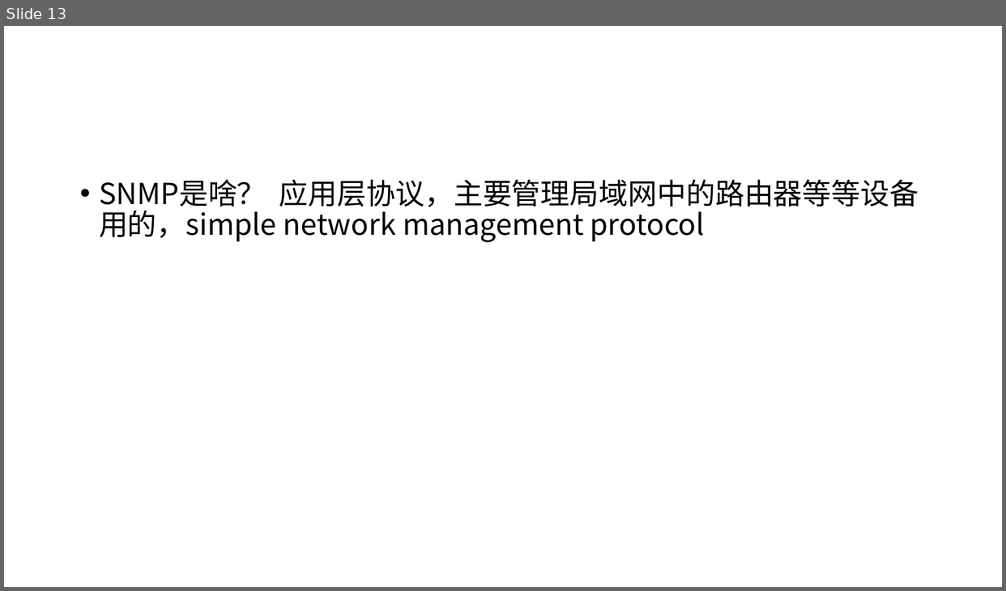
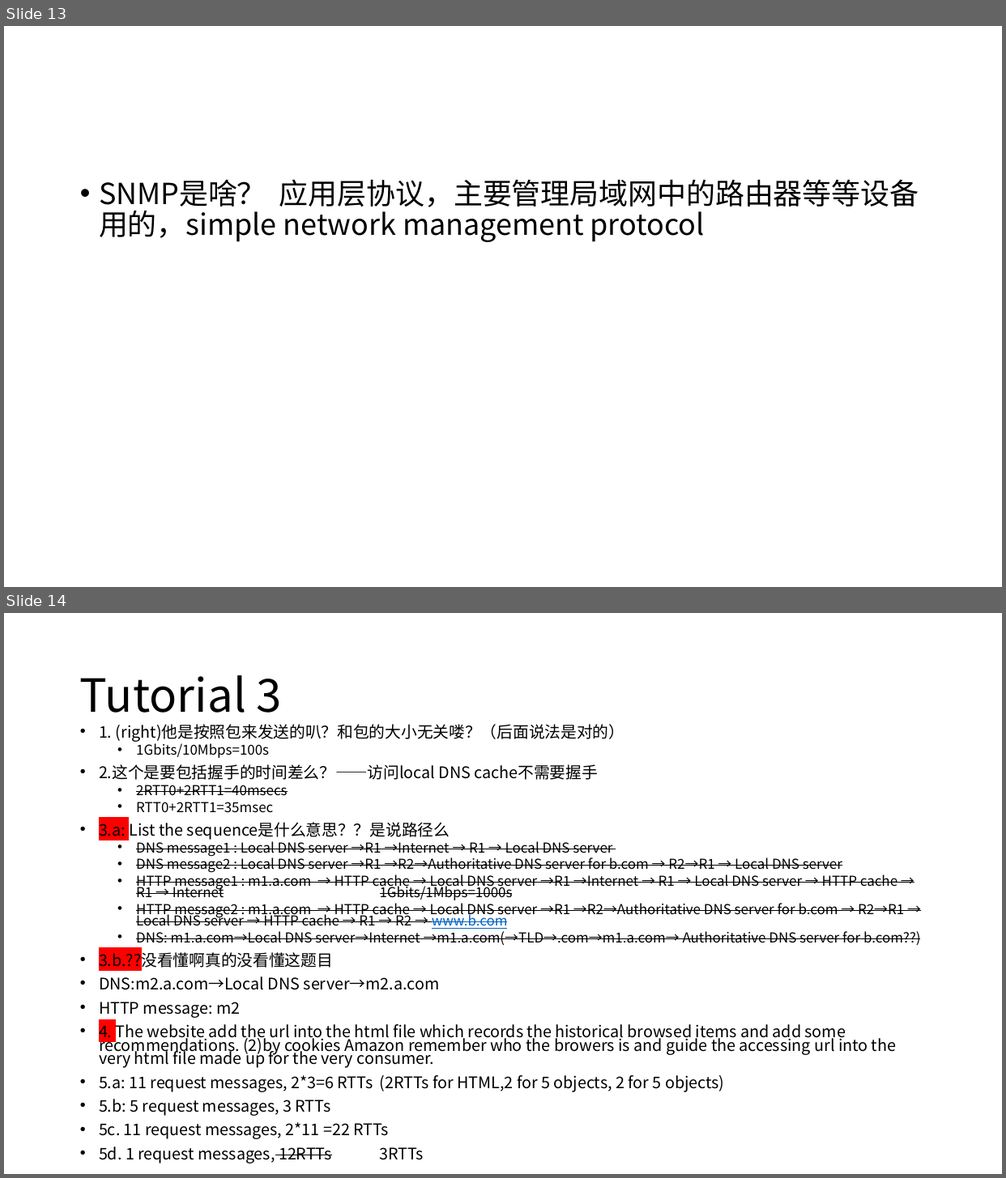
Before and after one commit to NoMatter-98/cityu-dg-cs, a slide deck: CS5222 Computer Networks and Internets/Week1.pptx. Shown one above the other, each under a label of ours: slide 13 before the commit, slides 13 and 14 after it. The pictures are 1006x591 and 1006x1178 pixels, drawn with LibreOffice and Linux fonts; fonts in the diff are those of the drawing. Boxes give left, top, right and bottom in pixels: in the first picture for what was removed or moved away, otherwise in the second. Text is boxed around its words. In the diff, an @@ line names an element or a change of style, - is before the commit and + after.

Commit message:
20240919W3WED课后
Network课程，有个Tutorial疑问基本问了，但还需要梳理
课上顺便看了看算法图解书，做了点笔记

```diff
--- a/CS5222 Computer Networks and Internets/Week1.pptx
+++ b/CS5222 Computer Networks and Internets/Week1.pptx
@@ slide 14 added at (4,613,1002,1174), background #FFFFFF @@
@@ title added at (80,675,282,713), 44 pt, text #000000 @@
+Tutorial 3
@@ text added at (99,724,921,1164), 15.4 pt, text #000000 @@
+• 1. (right)他是按照包来发送的叭？和包的大小无关喽？（后面说法是对的）
+  • 1Gbits/10Mbps=100s
+• 2.这个是要包括握手的时间差么？——访问local DNS cache不需要握手
+  • 2RTT0+2RTT1=40msecs
+  • RTT0+2RTT1=35msec
+• 3.a: List the sequence是什么意思？？是说路径么
+  • DNS message1 : Local DNS server →R1 →Internet → R1 → Local DNS server
+  • DNS message2 : Local DNS server →R1 →R2→Authoritative DNS server for b.com → R2→R1 → Local DNS server
+  • HTTP message1 : m1.a.com → HTTP cache → Local DNS server →R1 →Internet → R1 → Local DNS server → HTTP cache → R1 → Internet 1Gbits/1Mbps=1000s
+  • HTTP message2 : m1.a.com → HTTP cache → Local DNS server →R1 →R2→Authoritative DNS server for b.com → R2→R1 → Local DNS server → HTTP cache → R1 → R2 → www.b.com
+  • DNS: m1.a.com→Local DNS server→Internet →m1.a.com(→TLD→.com→m1.a.com→ Authoritative DNS server for b.com??)
+• 3.b.??没看懂啊真的没看懂这题目
+• DNS:m2.a.com→Local DNS server→m2.a.com
+• HTTP message: m2
+• 4. The website add the url into the html file which records the historical browsed items and add some recommendations. (2)by cookies Amazon remember who the browers is and guide the accessing url into the very html file made up for the very consumer.
+• 5.a: 11 request messages, 2*3=6 RTTs (2RTTs for HTML,2 for 5 objects, 2 for 5 objects)
+• 5.b: 5 request messages, 3 RTTs
+• 5c. 11 request messages, 2*11 =22 RTTs
+• 5d. 1 request messages, 12RTTs 3RTTs
```
Also in this commit, not shown: 1 other slide added, 3 other files.
